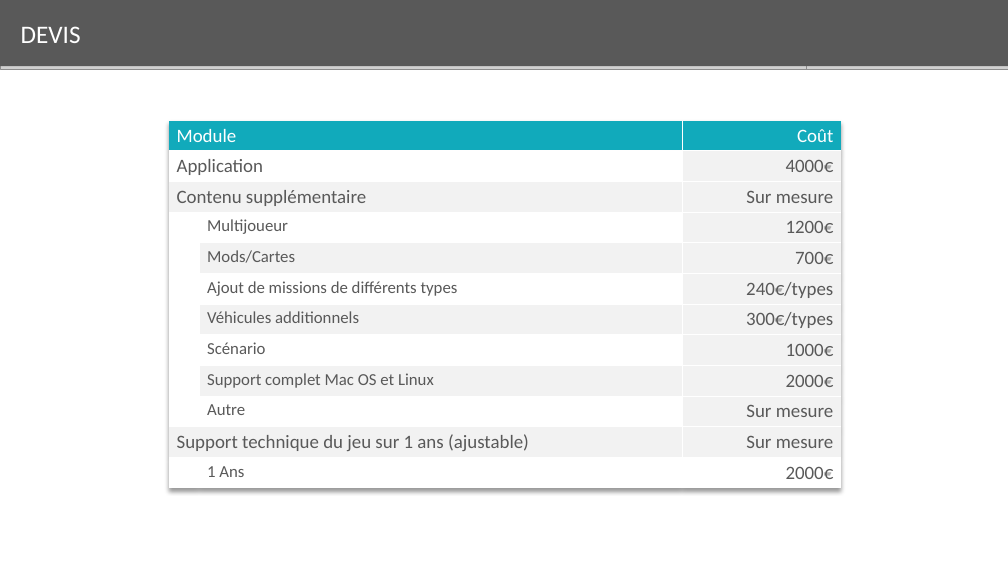
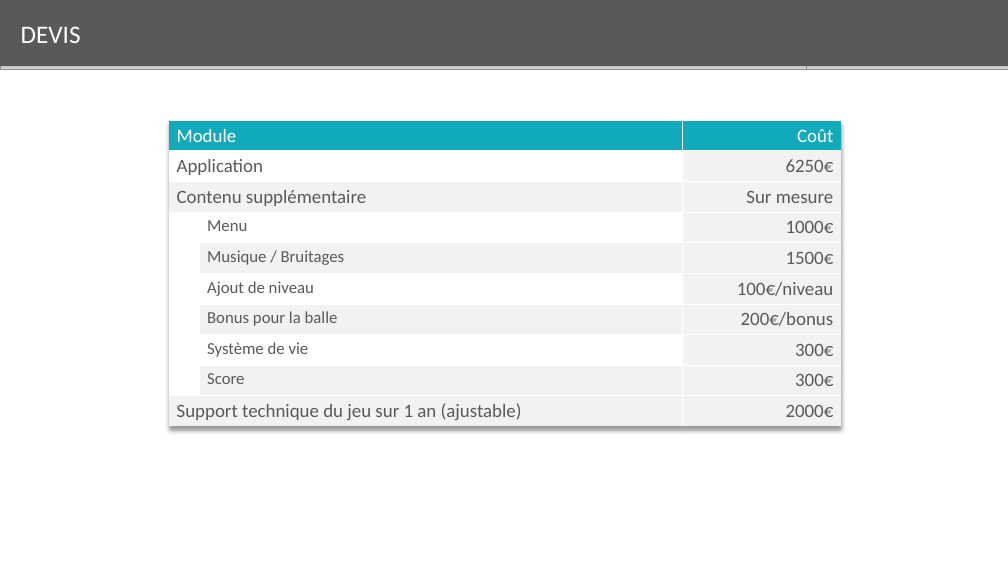
Before and after one commit to Aruisehu/2ARC, a slide deck: slide 8 of Nesnoïd.pptx. Drawn at 1008x567 pixels with LibreOffice and Linux fonts; fonts in the diff are those of the drawing; grey boxes stand for pictures. Boxes give left, top, right and bottom in pixels: in the first picture for what was removed or moved away, otherwise in the second. Text is boxed around its words. In the diff, an @@ line names an element or a change of style, - is before the commit and + after.

Commit message:
Modified devis in ppt

```diff
--- a/Nesnoïd.pptx
+++ b/Nesnoïd.pptx
@@ table at <box>169,121,841,426</box> @@
-row 2, column 3: 4000€
+row 2, column 3: 6250€
-row 4:  | Multijoueur | 1200€
-row 5:  | Mods/Cartes | 700€
-row 6:  | Ajout de missions de différents types | 240€/types
-row 7:  | Véhicules additionnels | 300€/types
-row 8:  | Scénario | 1000€
-row 9:  | Support complet Mac OS et Linux | 2000€
-row 10:  | Autre | Sur mesure
-row 11: Support technique du jeu sur 1 ans (ajustable) |  | Sur mesure
-row 12:  | 1 Ans | 2000€
+row 4:  | Menu | 1000€
+row 5:  | Musique / Bruitages | 1500€
+row 6:  | Ajout de niveau | 100€/niveau
+row 7:  | Bonus pour la balle | 200€/bonus
+row 8:  | Système de vie | 300€
+row 9:  | Score | 300€
+row 10: Support technique du jeu sur 1 an (ajustable) |  | 2000€
```
